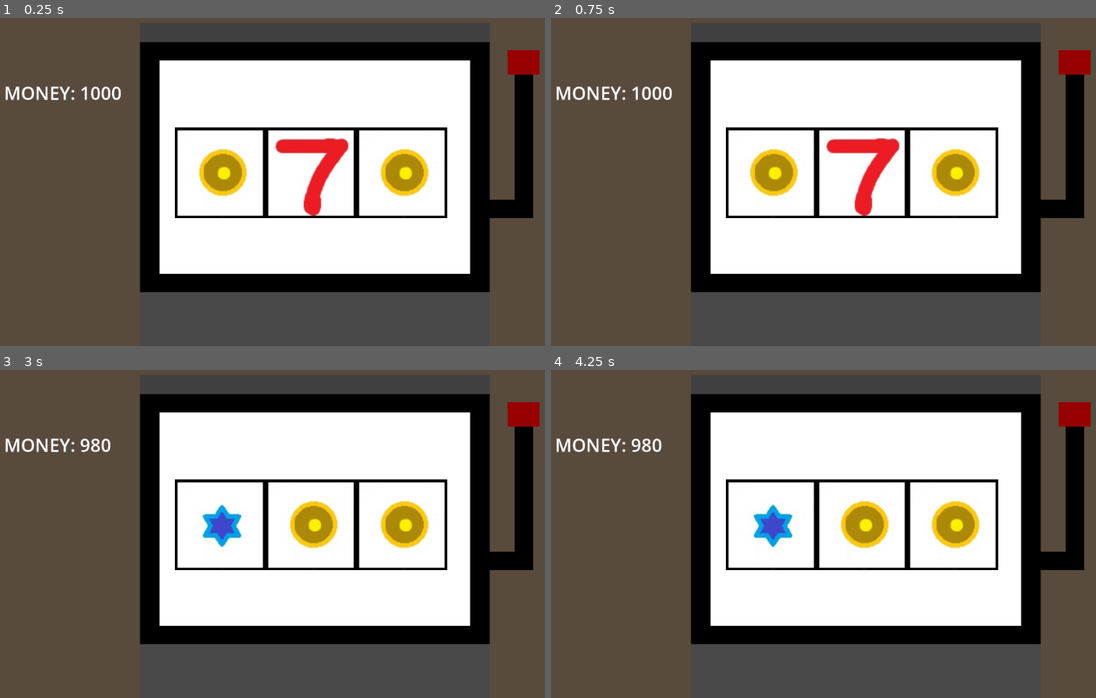
Above: before the commit, frames 1-4 (two rows, left to right).
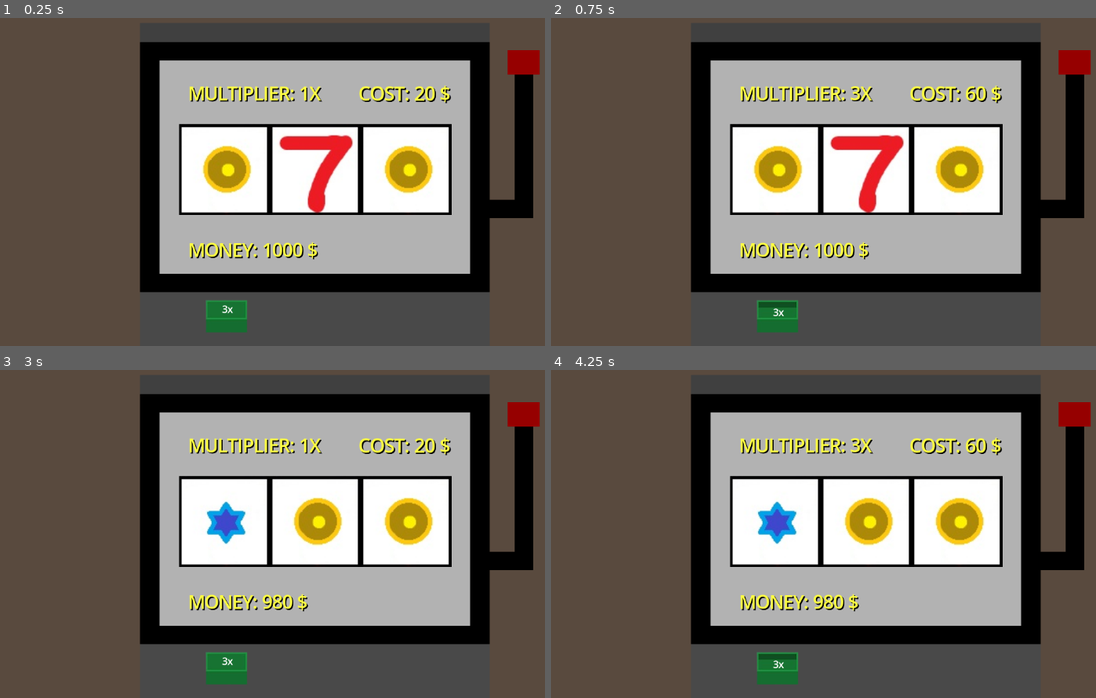
Above: after the commit, the same moments.

Repository: NZivulovic/SlotMachine-Game
Game: Godot game, scene res://Scenes/main.tscn
Same seed, same stepped clock (60 frames per second), same inputs: the game is played once before the commit and once after it.
Inputs (mouse positions are in pixels of both pictures, inside the frame that each line leads up to):
- Up to frame 1 (0.25 s): no input
- Up to frame 2 (0.75 s): click (779, 316) at 0.52 s
- Up to frame 3 (3 s): click (228, 668) at 1.27 s; click (228, 668) at 2.02 s; tap Enter at 2.75 s; move the mouse to (523, 488) at 2.77 s; click (523, 488) at 2.92 s
- Up to frame 4 (4.25 s): tap Space at 3.5 s; move the mouse to (725, 540) at 3.52 s; click (725, 540) at 3.67 s

The runs differ from the first frame. In frame 1, 30% of the frame differs, in the area x 1-87%, y 12-96%; in frame 2, 30%; in frame 3, 29%; in frame 4, 29%.

Commit message:
1 Multiplier Button added, tracking  texts

Diff:
--- a/Scenes/main.tscn
+++ b/Scenes/main.tscn
@@ -1,13 +1,19 @@
-[gd_scene load_steps=5 format=3 uid="uid://cd7vqxtxd3yw0"]
+[gd_scene load_steps=8 format=3 uid="uid://cd7vqxtxd3yw0"]
 
 [ext_resource type="Script" uid="uid://bfkk6c7aoca5m" path="res://Scripts/main.gd" id="1_jjgbg"]
 [ext_resource type="PackedScene" uid="uid://f5la80dm7366" path="res://Scenes/image_gen.tscn" id="2_bo1nx"]
+[ext_resource type="AudioStream" uid="uid://dcs3l1degc3n0" path="res://Sounds/ding-402325.mp3" id="3_8gbba"]
+[ext_resource type="Texture2D" uid="uid://bbfxwkrk6o2l1" path="res://Assets/GreenButtonUnpressed-removebg-preview.png" id="4_kry3j"]
+[ext_resource type="Texture2D" uid="uid://chs2cachs2uit" path="res://Assets/GreenButtonPressed-removebg-preview.png" id="5_21xkr"]
 
 [sub_resource type="RectangleShape2D" id="RectangleShape2D_jjgbg"]
 size = Vector2(38, 356)
 
 [sub_resource type="LabelSettings" id="LabelSettings_bo1nx"]
-font_size = 40
+font_size = 39
+font_color = Color(1, 1, 0.25882354, 1)
+shadow_color = Color(0, 0, 0, 1)
+shadow_offset = Vector2(2.5, 2.5)
 
 [node name="Main" type="Node2D"]
 script = ExtResource("1_jjgbg")
@@ -42,6 +48,7 @@
 offset_right = 727.0
 offset_bottom = 510.0
 mouse_filter = 2
+color = Color(0.69965345, 0.69965345, 0.69965345, 1)
 
 [node name="HandleTop" type="ColorRect" parent="."]
 z_index = 1
@@ -76,14 +83,41 @@
 
 [node name="Money" type="Label" parent="."]
 unique_name_in_owner = true
-offset_left = -655.0
-offset_top = -197.0
-offset_right = -498.0
-offset_bottom = -126.0
+z_index = 3
+offset_left = -250.0
+offset_top = 150.0
+offset_right = -97.0
+offset_bottom = 204.4375
+theme_override_colors/font_color = Color(1, 1, 0.25882354, 1)
+theme_override_colors/font_shadow_color = Color(0, 0, 0, 1)
 text = "Money:"
 label_settings = SubResource("LabelSettings_bo1nx")
 uppercase = true
 
+[node name="Won" type="Label" parent="."]
+unique_name_in_owner = true
+z_index = 3
+offset_left = 125.0
+offset_top = 150.0
+offset_right = 170.0
+offset_bottom = 173.0
+scale = Vector2(2.5, 2.5)
+theme_override_colors/font_color = Color(1, 1, 0.25882354, 1)
+theme_override_colors/font_shadow_color = Color(0, 0, 0, 1)
+text = "WON:"
+
+[node name="SpinCost" type="Label" parent="."]
+unique_name_in_owner = true
+z_index = 3
+offset_left = 125.0
+offset_top = -195.0
+offset_right = 170.0
+offset_bottom = -172.0
+scale = Vector2(2.5, 2.5)
+theme_override_colors/font_color = Color(1, 1, 0.25882354, 1)
+theme_override_colors/font_shadow_color = Color(0, 0, 0, 1)
+text = "COST:"
+
 [node name="Hiders" type="Node" parent="."]
 
 [node name="HiderTop" type="ColorRect" parent="Hiders"]
@@ -115,9 +149,54 @@
 [node name="Image Gen" parent="." instance=ExtResource("2_bo1nx")]
 unique_name_in_owner = true
 z_index = 1
-offset_left = -279.0
-offset_top = -93.0
-offset_right = -279.0
-offset_bottom = -93.0
+offset_left = -270.0
+offset_top = -100.0
+offset_right = -270.0
+offset_bottom = -100.0
+
+[node name="Sounds" type="Node" parent="."]
+
+[node name="WinningDing" type="AudioStreamPlayer" parent="Sounds"]
+stream = ExtResource("3_8gbba")
+volume_db = -5.0
+
+[node name="ButtonsMulti" type="Node" parent="."]
+
+[node name="TextureButton" type="TextureButton" parent="ButtonsMulti"]
+z_index = 3
+offset_left = -212.0
+offset_top = 287.0
+offset_right = -138.0
+offset_bottom = 341.0
+scale = Vector2(1.25, 1.25)
+toggle_mode = true
+texture_normal = ExtResource("4_kry3j")
+texture_pressed = ExtResource("5_21xkr")
+ignore_texture_size = true
+stretch_mode = 3
+
+[node name="MultiplyButton1" type="Label" parent="ButtonsMulti"]
+unique_name_in_owner = true
+z_index = 4
+offset_left = -175.0
+offset_top = 293.0
+offset_right = -135.0
+offset_bottom = 316.0
+scale = Vector2(1.3, 1.3)
+text = "3x"
+
+[node name="Multiplier+Cost1" type="Label" parent="ButtonsMulti"]
+unique_name_in_owner = true
+z_index = 3
+offset_left = -250.0
+offset_top = -195.0
+offset_right = -97.0
+offset_bottom = -140.5625
+theme_override_colors/font_color = Color(1, 1, 0.25882354, 1)
+theme_override_colors/font_shadow_color = Color(0, 0, 0, 1)
+text = "MULTIPLIER: 1X"
+label_settings = SubResource("LabelSettings_bo1nx")
+uppercase = true
 
 [connection signal="input_event" from="HandleBar" to="." method="_on_handle_bar_input_event"]
+[connection signal="toggled" from="ButtonsMulti/TextureButton" to="Image Gen" method="_on_texture_button_toggled"]
--- a/Scripts/Global.gd
+++ b/Scripts/Global.gd
@@ -3,13 +3,17 @@
 
 var start_money = 1000
 var cost_money = 20
-var current_money = 0
+var current_money = 1000
 
 var seven_chance = 0.025
-var seven_reward_money = 100
+var seven_reward_money = 4000
 
 var star_chance = 0.20
-var star_reward_money = 40
+var star_reward_money = 300
 
 var sun_chance = 0.4
 var sun_reward_money = 100
+
+
+var spin_cost = 20
+var spin_cost_multiplier = 1
--- a/Scripts/image_gen.gd
+++ b/Scripts/image_gen.gd
@@ -1,8 +1,18 @@
 extends Control
 
+var current_money = Global.current_money
+var spin_cost = Global.spin_cost
+var spin_cost_multiplier = Global.spin_cost_multiplier
+
 const seven = preload("res://Assets/seven.jpg")
+var seven_reward_money = Global.seven_reward_money
+
 const star = preload("res://Assets/Star.jpg")
+var star_reward_money = Global.star_reward_money
+
 const sun = preload("res://Assets/Sun.jpg")
+var sun_reward_money = Global.sun_reward_money
+
 
 var textures = [seven, star, sun]
 
@@ -18,9 +28,14 @@
 
 
 func _ready():
+	%Won.set_visible(0)
+	randomize()
 	_randomize_texture()
 	clickable_area.input_event.connect(_on_clickable_area_input_event)
-	randomize()
+
+	%Money.text = "MONEY: " + str(Global.current_money) + " $"
+	%"Multiplier+Cost1".text = "MULTIPLIER: " + str(spin_cost_multiplier) + "X"
+	%"SpinCost".text = "COST: " + str(spin_cost) + " $"
 
 
 
@@ -44,12 +59,46 @@
 		if event.button_index == MOUSE_BUTTON_LEFT and event.pressed:
 			_randomize_texture()
 			check_for_reward()
+			Global.current_money = current_money
+			current_money -= spin_cost * spin_cost_multiplier
+			%Money.text = "MONEY: " + str(current_money) + " $"
+			if reward_amount == 0:
+				%Won.set_visible(0)
+
+
+
+var reward_amount = 0
 
 func check_for_reward():
+	reward_amount = 0
 	if sprite_display.texture == sun and sprite_display1.texture == sun and sprite_display2.texture == sun:
-		Global.current_money += Global.sun_reward_money
-		print('sun')
+		reward_amount = sun_reward_money * spin_cost_multiplier
+		print('sun 3x')
+	elif sprite_display.texture == star and sprite_display1.texture == star and sprite_display2.texture == star:
+		reward_amount += star_reward_money * spin_cost_multiplier
+		print('star 3x')
+	elif sprite_display.texture == seven and sprite_display1.texture == seven and sprite_display2.texture == seven:
+		reward_amount += seven_reward_money * spin_cost_multiplier
+		print('JACKPOT! seven 3x')
+	if reward_amount > 0:
+		current_money += reward_amount
+	else:
+		print("Unlucky")
+
+	if reward_amount > 0:
+		%Won.set_visible(1)
+		%Won.text = "WON: " + str(reward_amount) + " $"
+		$"../Sounds/WinningDing".play(1)
 
 
-func _process(_delta):
-	pass
+
+func _on_texture_button_toggled(toggled_on):
+	if toggled_on == true:
+		spin_cost_multiplier = 3
+		%"SpinCost".text = "COST: " + str(spin_cost * spin_cost_multiplier) + " $"
+		%MultiplyButton1.set_position(Vector2(-175.0, 300))
+	else:
+		spin_cost_multiplier = 1
+		%MultiplyButton1.set_position(Vector2(-175.0, 293))
+		%"SpinCost".text = "COST: " + str(spin_cost * spin_cost_multiplier) + " $"
+	%"Multiplier+Cost1".text = "MULTIPLIER: " + str(spin_cost_multiplier) + "X"
--- a/Scripts/main.gd
+++ b/Scripts/main.gd
@@ -1,13 +1,16 @@
 extends Node2D
+
+var cost_money = Global.cost_money
+var start_money = Global.start_money
+
+var spin_cost = 20
 
 
 func _ready():
-	Global.current_money = Global.start_money
-	%Money.text = "Money: " + str(Global.current_money)
-
+	pass
 
 func _on_handle_bar_input_event(_viewport: Viewport, event: InputEvent, _shape_idx: int):
 	if event is InputEventMouseButton:
 		if event.button_index == MOUSE_BUTTON_LEFT and event.pressed:
-			Global.current_money -= Global.cost_money
-			%Money.text = "Money: " + str(Global.current_money)
+			#%Money.text = "Money: " + str(Global.current_money)
+			pass
--- a/project.godot
+++ b/project.godot
@@ -19,6 +19,10 @@
 
 Global="*res://Scripts/Global.gd"
 
+[gui]
+
+theme/default_font_multichannel_signed_distance_field=true
+
 [rendering]
 
 environment/defaults/default_clear_color=Color(0.34934682, 0.28883645, 0.2443156, 1)
Binary file added: Assets/GreenButtonPressed-removebg-preview.png
Not shown, added: Assets/GreenButtonPressed-removebg-preview.png.import
Binary file added: Assets/GreenButtonUnpressed-removebg-preview.png
Not shown, added: Assets/GreenButtonUnpressed-removebg-preview.png.import
Not shown, added: Sounds/ding-402325.mp3.import
Not shown, added: Sounds/drop-coin-384921.mp3.import
Not shown, added: Sounds/ding-402325.mp3
Not shown, added: Sounds/drop-coin-384921.mp3
